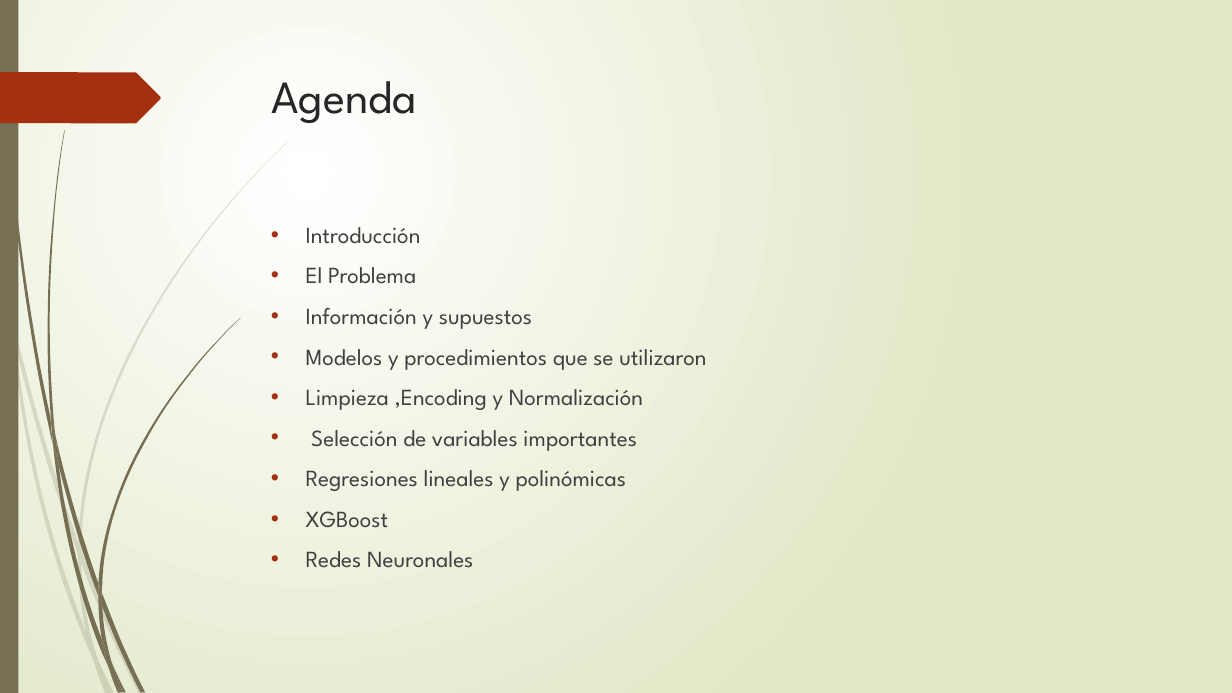
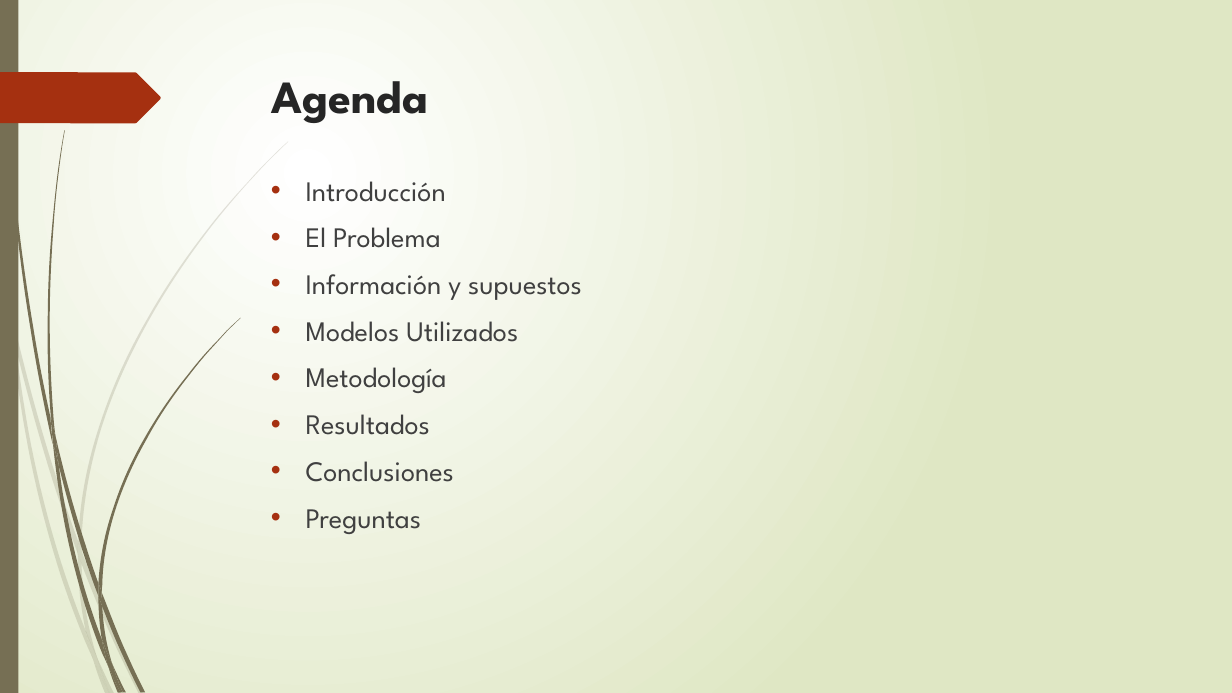
Before and after one commit to corderobot/Kaggle_House-Prices, a slide deck: slide 2 of Docs/House Prices.pptx. Drawn at 1232x693 pixels with LibreOffice and Linux fonts; fonts in the diff are those of the drawing. Boxes give left, top, right and bottom in pixels: in the first picture for what was removed or moved away, otherwise in the second. Text is boxed around its words. In the diff, an @@ line names an element or a change of style, - is before the commit and + after.

Commit message:
Presentacion v2.0

```diff
--- a/Docs/House Prices.pptx
+++ b/Docs/House Prices.pptx
@@ title "Agenda" at (x1=271, y1=81, x2=428, y2=123): bold on @@
@@ text "Introducción" moved from (x1=306, y1=227, x2=706, y2=568) to (x1=306, y1=181, x2=582, y2=534) @@
@@ text at (x1=306, y1=181, x2=582, y2=300): size 18 to 22 pt in "Introducción", "El Problema", "Información y supuestos" @@
@@ text at (x1=306, y1=321, x2=518, y2=534): text changed; size 18 to 22 pt @@
-• Modelos y procedimientos que se utilizaron
-• Limpieza ,Encoding y Normalización
-• Selección de variables importantes
-• Regresiones lineales y polinómicas
-• XGBoost
-• Redes Neuronales
+• Modelos Utilizados
+• Metodología
+• Resultados
+• Conclusiones
+• Preguntas
```
Also in this commit, not shown: 4 other slides changed, 9 slides added, 4 slides removed.
